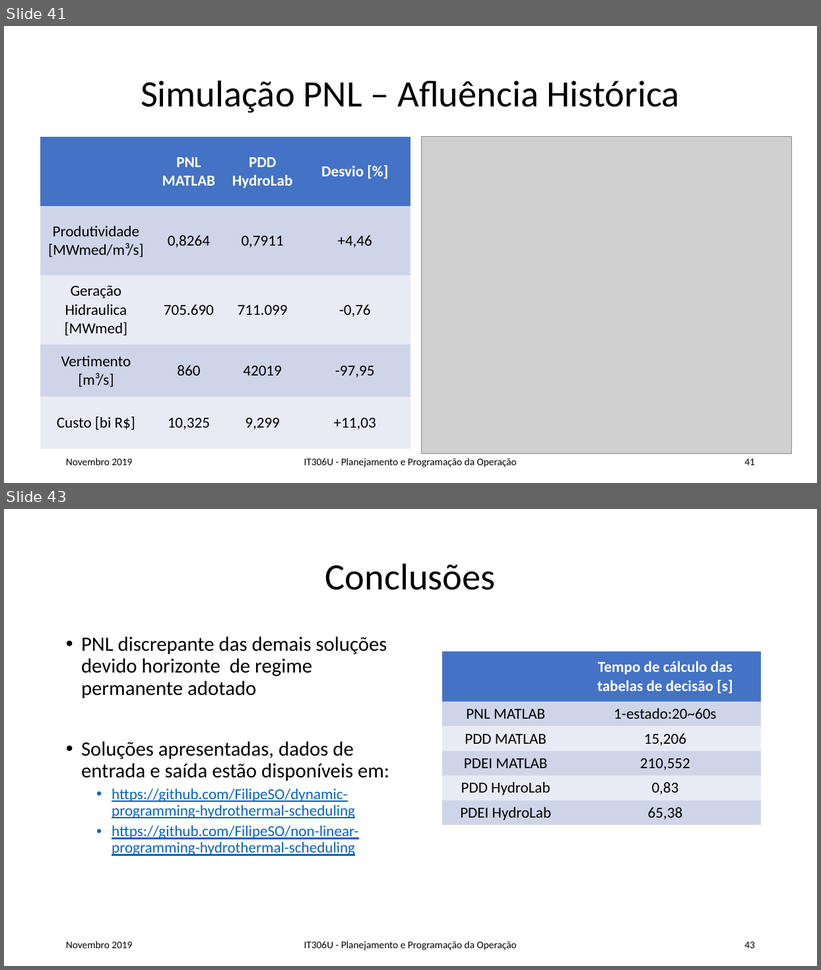
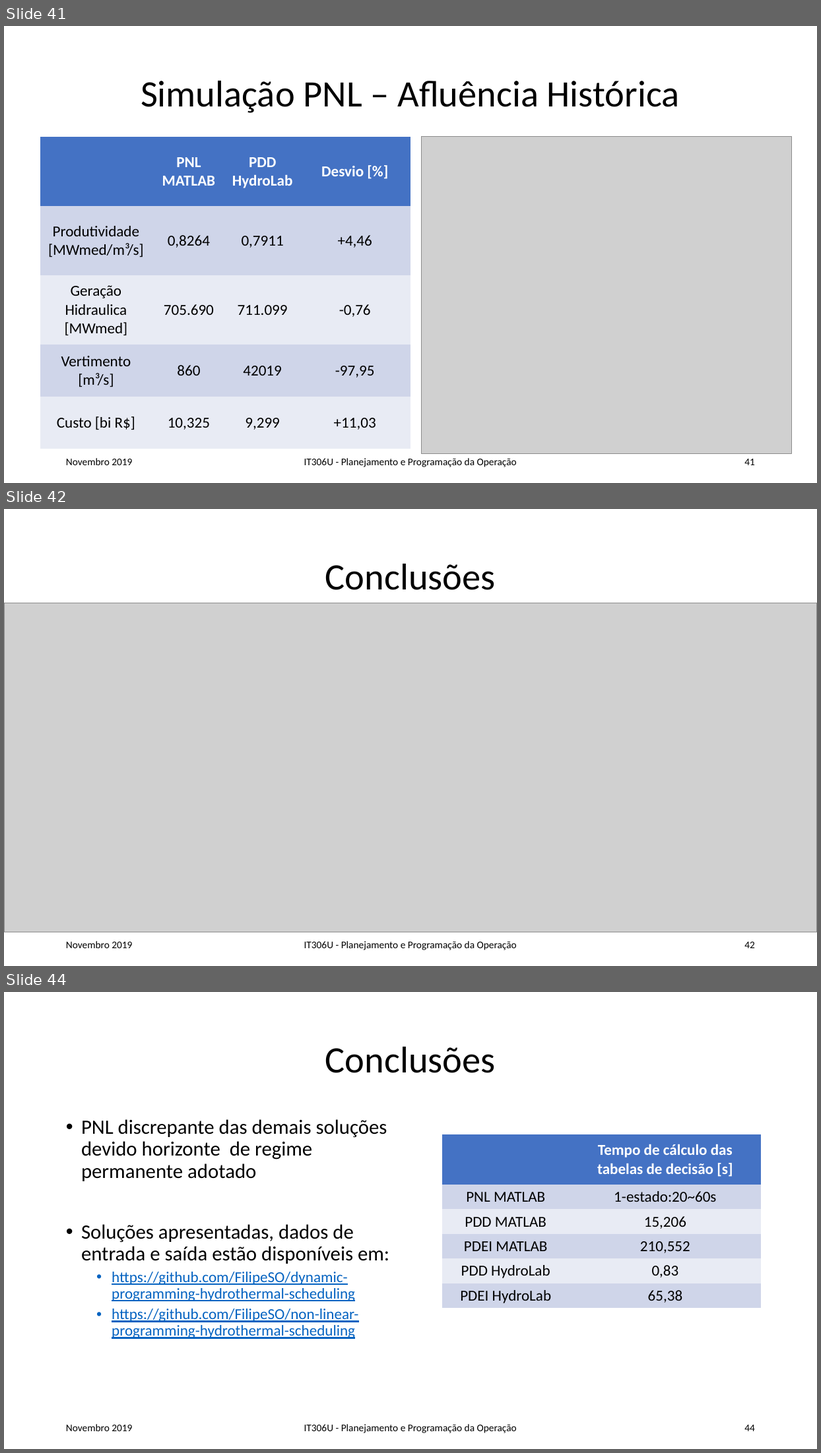
Before and after one commit to 1217720084/dynamic-programming-hydrothermal-scheduling, a slide deck: Rel_slides_rev1.pptx. Shown one above the other, each under a label of ours: slides 41 and 43 before the commit, slides 41, 42 and 44 after it; the slides between them are not shown. The pictures are 821x970 and 821x1453 pixels, drawn with LibreOffice and Linux fonts; fonts in the diff are those of the drawing; grey boxes stand for pictures. Boxes give left, top, right and bottom in pixels: in the first picture for what was removed or moved away, otherwise in the second. Text is boxed around its words. In the diff, an @@ line names an element or a change of style, - is before the commit and + after.

```diff
--- a/Rel_slides_rev1.pptx
+++ b/Rel_slides_rev1.pptx
@@ slide 42 added at (4,509,817,966), background #FFFFFF @@
@@ title added at (325,563,496,590), 44 pt, text #000000 @@
+Conclusões
@@ picture added at (4,603,817,932) @@
@@ text added at (66,941,132,949), 12 pt, text #000000 @@
+Novembro 2019
@@ text added at (304,941,517,951), 12 pt, text #000000 @@
+IT306U - Planejamento e Programação da Operação
@@ page number added at (745,942,755,949), 12 pt, text #000000 @@
+42
@@ what was slide 43 is now slide 44 @@
@@ page number at (745,1425,755,1432): text changed @@
-43
+44
```
Also in this commit, not shown: 1 slide changed.
